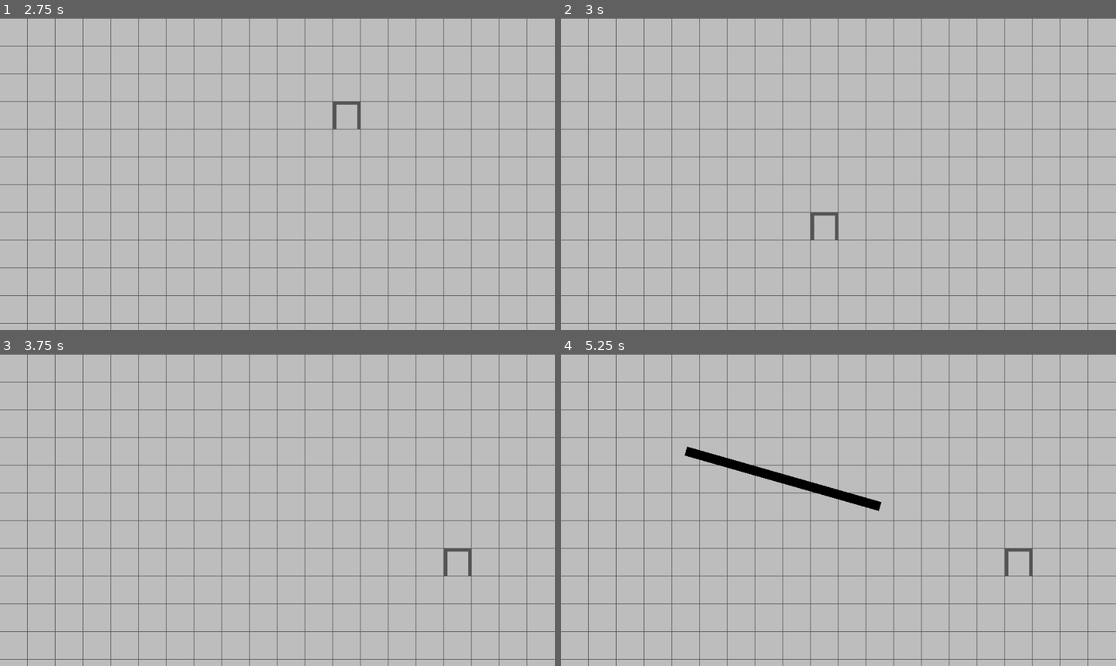
Above: before the commit, frames 1-4 (two rows, left to right).
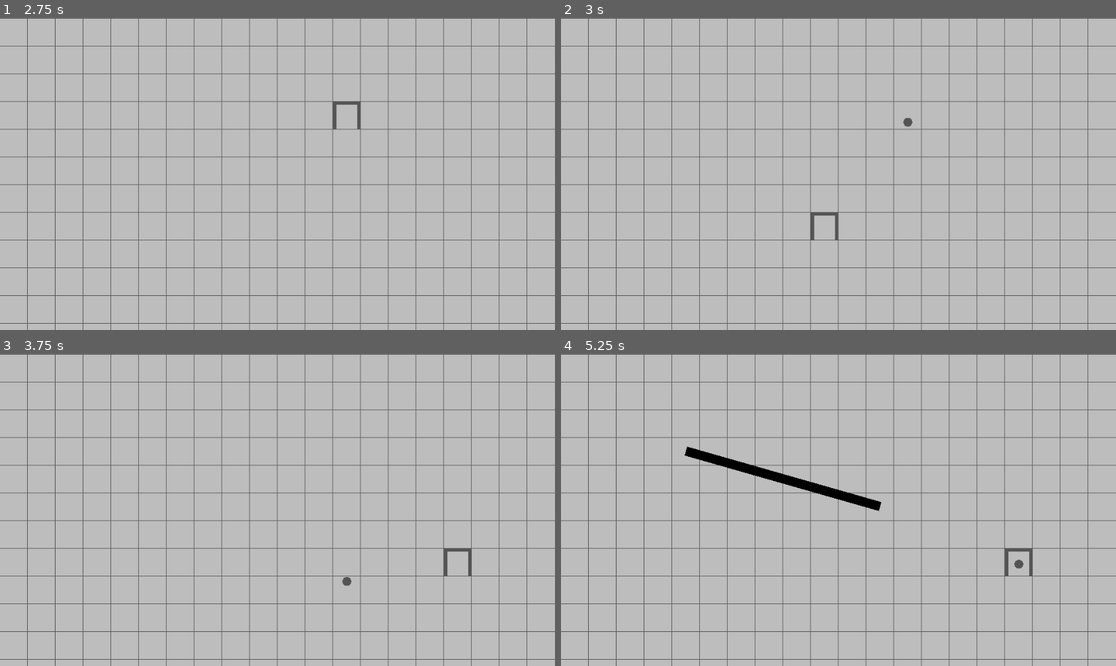
Above: after the commit, the same moments.

Repository: Zombee8424/UntitledMusicPuzzleGame
Game: Godot game, scene res://Scenes/Other/Game.tscn
Two runs of this game, one before a commit and one after it. Both use one fixed random seed, a clock stepped at 60 frames per second and the inputs below.
Inputs (mouse positions are in pixels of both pictures, inside the frame that each line leads up to):
- Up to frame 1 (2.75 s): tap Enter at 0.5, 2 s; move the mouse to (399, 158) at 0.52 s; click (399, 158) at 0.6 s; tap Space (space) at 0.8, 1.25, 1.35 s; move the mouse to (166, 189) at 1.27 s; tap 1 at 1.55 s; move the mouse to (333, 105) at 2.02 s; hold 1 from 2.03 s (still down); tap 2 at 2.3 s
- Up to frame 2 (3 s): tap Space (space) at 2.75 s; move the mouse to (810, 236) at 2.77 s; release 1 at 2.78 s; tap 2 at 2.85 s
- Up to frame 3 (3.75 s): tap 3 at 3.05 s; tap Enter at 3.5 s; move the mouse to (444, 556) at 3.52 s; hold 3 from 3.53 s (still down)
- Up to frame 4 (5.25 s): click (1005, 556) at 3.8 s; tap Space (space) at 4.25, 4.55, 5.1 s; move the mouse to (672, 463) at 4.27 s; release 3 at 4.28 s; click (672, 463) at 4.35 s; move the mouse to (866, 510) at 5.02 s; hold 1 from 5.03 s (still down)

Frame 1 is identical in both runs. In frame 2, less than 0.1% of the frame differs, in the area x 61-64%, y 32-35%; in frame 3, less than 0.1%; in frame 4, less than 0.1%.

Commit message:
Removed entity toggling
Entity colliders getting disabled was quite unnecessary and they need to be enabled for click detection. The whole system has been removed.

Additionally, there is now a separate singleton for controlling the game state. This is very simple but it gets the job done for the moment.

Diff:
--- a/UntitledMusicPuzzleGame/Scripts/Autoload/EntityManager.gd
+++ b/UntitledMusicPuzzleGame/Scripts/Autoload/EntityManager.gd
@@ -1,6 +1,5 @@
 extends Node
 
-var entities_enabled: bool = false setget setter_entities_enabled;
 var grid_size: float;
 
 export var node_types: Dictionary = {
@@ -11,25 +10,16 @@
 var build_node: Node2D;
 
 
-func setter_entities_enabled(value: bool) -> void:
-	entities_enabled = value;
-
-	for entity in get_tree().get_nodes_in_group("Entities"):
-		assert(entity is Entity, 'Entity "' + entity.name + '" is not of type Entity, but is in Entities group');
-		entity.enabled = value;
-
-
 func _ready() -> void:
 	var grid_manager: Node2D = get_tree().current_scene.get_node("GridManager");
 	assert(grid_manager != null, "Level missing grid manager");
 	grid_size = grid_manager.grid_size;
 
+	GameState.connect("run_started", self, "_on_run_start");
+	GameState.connect("run_stopped", self, "_on_run_stop");
+
 
 func _physics_process(_delta: float) -> void:
-	if (Input.is_action_just_pressed("space")):
-		if (entities_enabled == true or (entities_enabled == false and build_node == null)):
-			self.entities_enabled = !entities_enabled;
-
 	if (build_node != null):
 		build_node.global_position = get_mouse_grid_pos();
 
@@ -47,6 +37,22 @@
 			set_build_node(null, "block");
 		elif (Input.is_key_pressed(KEY_3)):
 			set_build_node(null, "mover");
+		else:
+			return;
+
+		GameState.is_run_active = false;
+
+
+func _on_run_start() -> void:
+	for entity in get_tree().get_nodes_in_group("Entities"):
+		if entity is BeaterSpawn:
+			entity.spawn_beater();
+
+
+func _on_run_stop() -> void:
+	for entity in get_tree().get_nodes_in_group("Entities"):
+		if entity is Beater:
+			entity.call_deferred("queue_free");
 
 
 func set_build_node(node: Node2D = null, node_type: String = "", create_node: bool = true) -> void:
@@ -61,9 +67,6 @@
 	else:
 		node.global_position = get_mouse_grid_pos();
 		build_node = node;
-
-	build_node.modulate = Color.white;
-	self.entities_enabled = false;
 
 
 func is_entity_at_position(check_position: Vector2) -> bool:
--- /dev/null
+++ b/UntitledMusicPuzzleGame/Scripts/Autoload/GameState.gd
@@ -0,0 +1,21 @@
+extends Node
+
+
+signal run_started;
+signal run_stopped;
+
+var is_run_active: bool = false setget setter_is_run_active;
+
+
+func setter_is_run_active(value: bool) -> void:
+	is_run_active = value;
+
+	if (is_run_active):
+		emit_signal("run_started");
+	else:
+		emit_signal("run_stopped");
+
+
+func _physics_process(_delta: float) -> void:
+	if (Input.is_action_just_pressed("space")):
+		self.is_run_active = !is_run_active;
--- a/UntitledMusicPuzzleGame/Scripts/Other/Beater.gd
+++ b/UntitledMusicPuzzleGame/Scripts/Other/Beater.gd
@@ -1,9 +1,2 @@
 extends Entity
 class_name Beater
-
-
-func setter_enabled(value: bool) -> void:
-	enabled = value;
-
-	if (value == false):
-		call_deferred("queue_free");
--- a/UntitledMusicPuzzleGame/Scripts/Other/BeaterSpawn.gd
+++ b/UntitledMusicPuzzleGame/Scripts/Other/BeaterSpawn.gd
@@ -5,10 +5,9 @@
 export(String, FILE) var beater_path: String;
 
 
-func setter_enabled(value: bool) -> void:
-	.setter_enabled(value);
+func spawn_beater() -> void:
+	var beater: Beater = load(beater_path).instance();
+	assert(beater != null, "Invalid beater path");
 
-	if (enabled == true):
-		var beater: Beater = load(beater_path).instance();
-		get_tree().current_scene.call_deferred("add_child", beater, true);
-		beater.global_position = position;
+	get_tree().current_scene.call_deferred("add_child", beater, true);
+	beater.global_position = position;
--- a/UntitledMusicPuzzleGame/Scripts/Other/Entity.gd
+++ b/UntitledMusicPuzzleGame/Scripts/Other/Entity.gd
@@ -1,12 +1,2 @@
 extends RigidBody2D
 class_name Entity
-
-var enabled: bool = false setget setter_enabled;
-
-
-func setter_enabled(value: bool) -> void:
-	enabled = value;
-
-	for child in get_children():
-		if (child is CollisionShape2D or child is CollisionPolygon2D):
-			child.disabled = !value;
--- a/UntitledMusicPuzzleGame/project.godot
+++ b/UntitledMusicPuzzleGame/project.godot
@@ -63,6 +63,7 @@
 
 SynthManager="*res://Scripts/Autoload/SynthManager.gd"
 EntityManager="*res://Scripts/Autoload/EntityManager.gd"
+GameState="*res://Scripts/Autoload/GameState.gd"
 
 [display]
 
